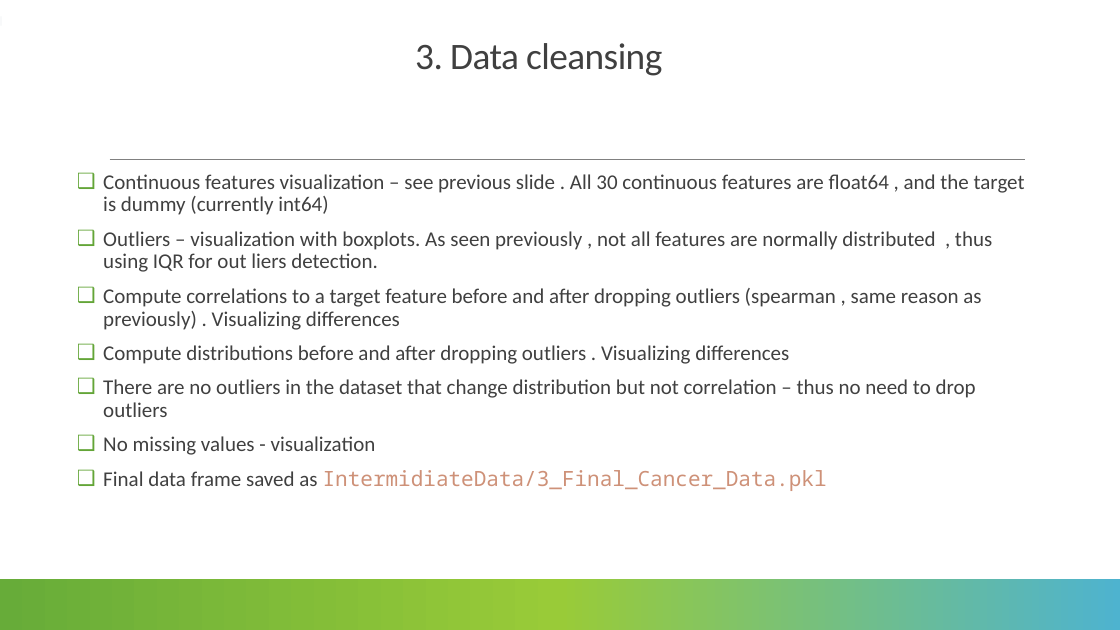
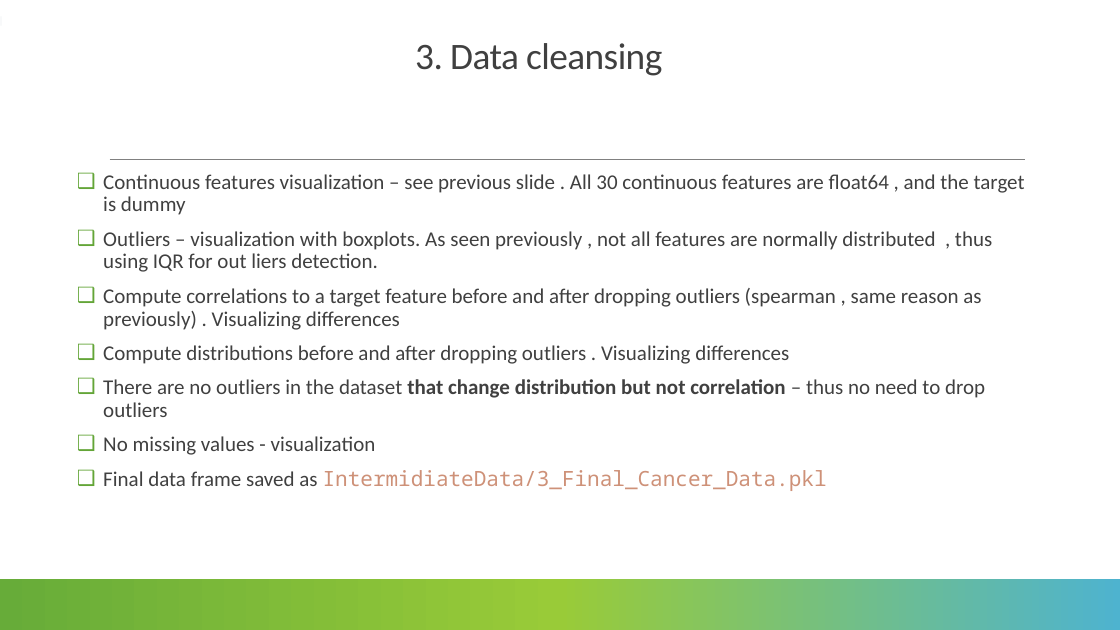
Before and after one commit to lmanov1/CancerPrediction, a slide deck: slide 8 of PROJECT_PRESENTATION.pptx (slide 7 before the commit). Drawn at 1120x630 pixels with LibreOffice and Linux fonts; fonts in the diff are those of the drawing. Boxes give left, top, right and bottom in pixels: in the first picture for what was removed or moved away, otherwise in the second. Text is boxed around its words. In the diff, an @@ line names an element or a change of style, - is before the commit and + after.

```diff
--- a/PROJECT_PRESENTATION.pptx
+++ b/PROJECT_PRESENTATION.pptx
@@ text at (x1=103, y1=174, x2=1025, y2=215): text changed @@
-❑ Continuous features visualization – see previous slide . All 30 continuous features are float64 , and the target is dummy (currently int64)
+❑ Continuous features visualization – see previous slide . All 30 continuous features are float64 , and the target is dummy
@@ text at (x1=103, y1=379, x2=985, y2=417): bold on in "that change distribution but not correlation" @@
```
Also in this commit, not shown: 9 other slides changed, 2 slides added, 2 other files.
